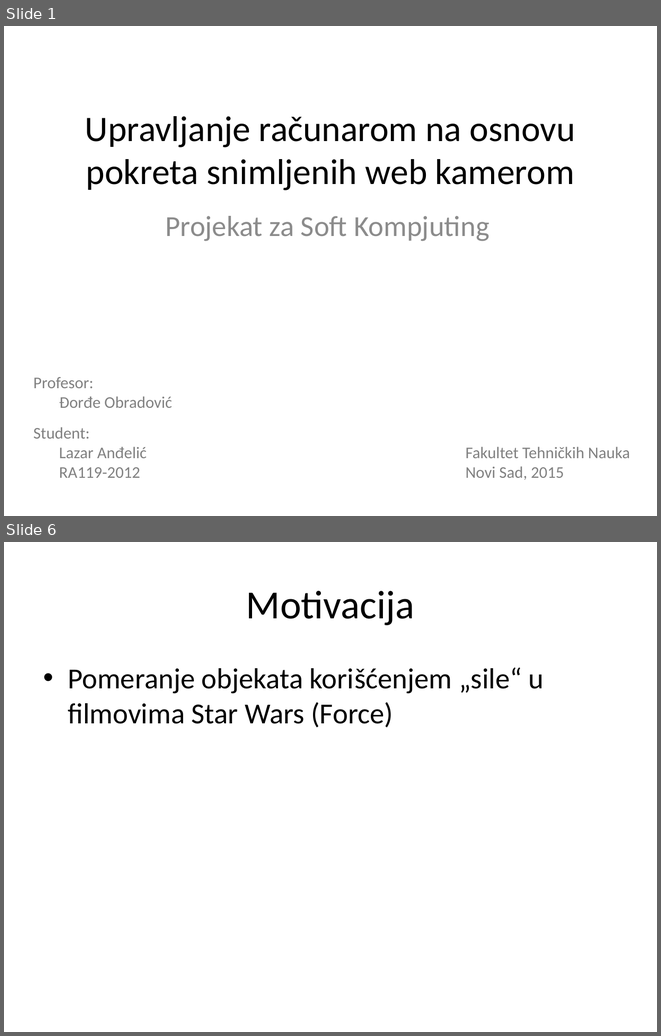
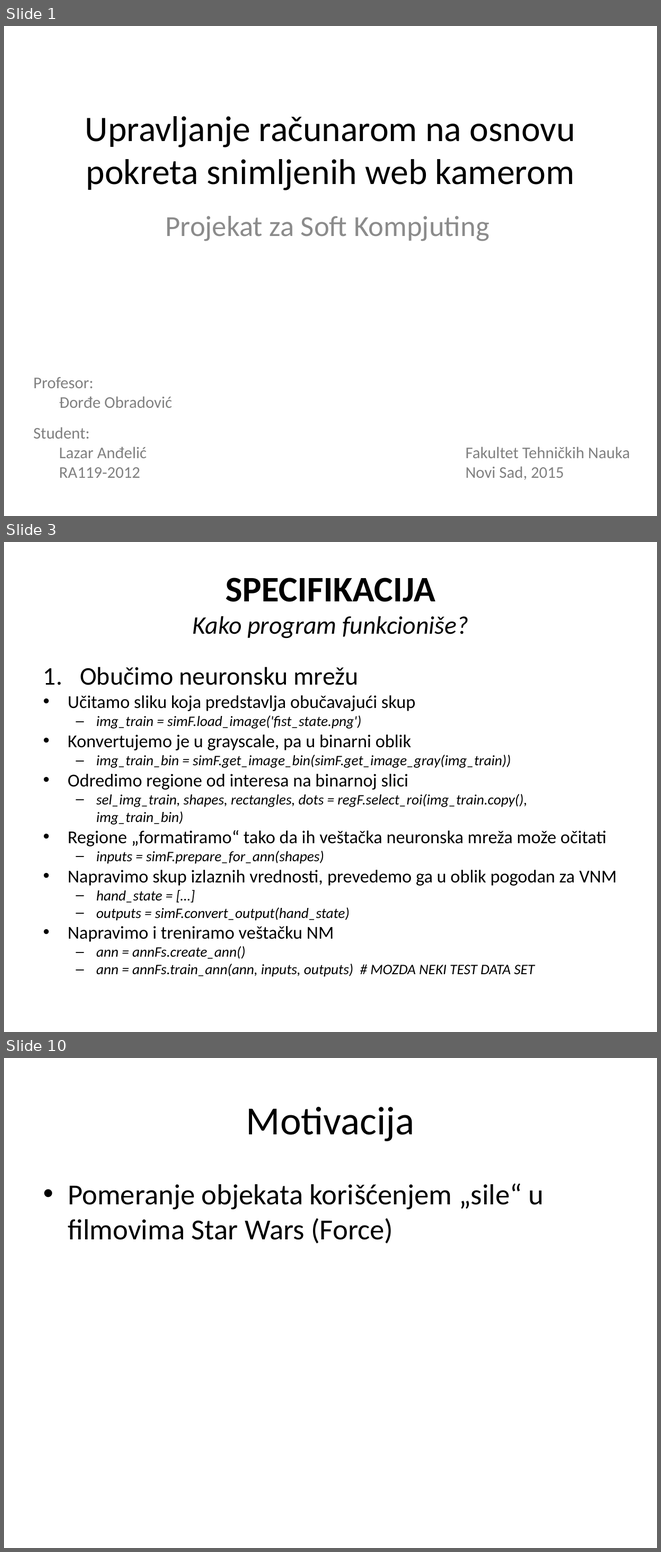
Before and after one commit to cLaki/UseTheForce, a slide deck: Upravljanje računarom na osnovu pokreta snimljenih web kamerom.pptx. Shown one above the other, each under a label of ours: slides 1 and 6 before the commit, slides 1, 3 and 10 after it; the slides between them are not shown. The pictures are 661x1036 and 661x1552 pixels, drawn with LibreOffice and Linux fonts; fonts in the diff are those of the drawing. Boxes give left, top, right and bottom in pixels: in the first picture for what was removed or moved away, otherwise in the second. Text is boxed around its words. In the diff, an @@ line names an element or a change of style, - is before the commit and + after.

Commit message:
Add annFs, regionFs, simpleFs, ann_training (and everything in it) Update core, Upravljanje ra...

```diff
--- a/Upravljanje računarom na osnovu pokreta snimljenih web kamerom.pptx
+++ b/Upravljanje računarom na osnovu pokreta snimljenih web kamerom.pptx
@@ slide 3 added at (x1=4, y1=542, x2=657, y2=1032), background #FFFFFF @@
@@ title added at (x1=193, y1=578, x2=468, y2=638), 27.9 pt, text #000000, italic @@
+SPECIFIKACIJA
+Kako program funkcioniše?
@@ text added at (x1=68, y1=667, x2=617, y2=977), 16 pt, text #000000, italic @@
+1. Obučimo neuronsku mrežu
+• Učitamo sliku koja predstavlja obučavajući skup
+  – img_train = simF.load_image('fist_state.png')
+• Konvertujemo je u grayscale, pa u binarni oblik
+  – img_train_bin = simF.get_image_bin(simF.get_image_gray(img_train))
+• Odredimo regione od interesa na binarnoj slici
+  – sel_img_train, shapes, rectangles, dots = regF.select_roi(img_train.copy(), img_train_bin)
+• Regione „formatiramo“ tako da ih veštačka neuronska mreža može očitati
+  – inputs = simF.prepare_for_ann(shapes)
+• Napravimo skup izlaznih vrednosti, prevedemo ga u oblik pogodan za VNM
+  – hand_state = […]
+  – outputs = simF.convert_output(hand_state)
+• Napravimo i treniramo veštačku NM
+  – ann = annFs.create_ann()
+  – ann = annFs.train_ann(ann, inputs, outputs) # MOZDA NEKI TEST DATA SET
@@ what was slide 6 is now slide 10 @@
```
Also in this commit, not shown: 7 slides changed, 4 other slides added, 37 other files.
